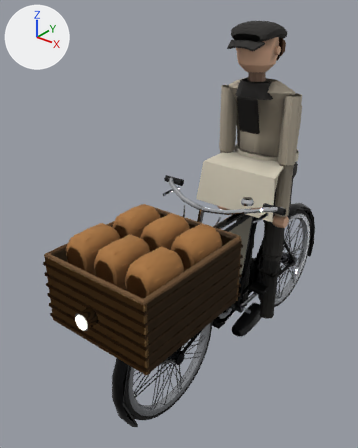
The glTF model assets/hill/bicycle.glb: old version first, new version second.
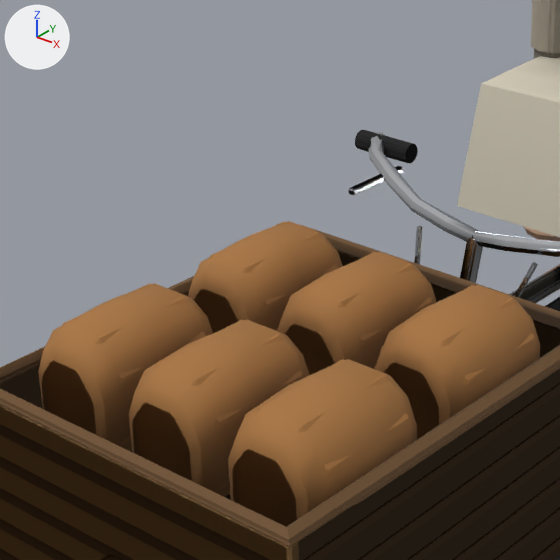
Each version is shown whole from a 50 mm lens placed at (1.19, -2.0, 1.9), pointed at (-0.2, -0.26, 0.83), then close up on the part from 15% to 64% of the width and 30% to 69% of the height. The lights are fixed; the arrows at upper left show +X, +Y and +Z. The older version's two pictures come first. Where no turn or scale is listed for an object, it has been applied to the vertices. Vertices at exactly the same position are counted once.

Names of what the first close-up shows: 'basket', 'basket.001', 'body.001', 'boy.001', 'steer.001', 'upperarm_r.001' and 5 more.
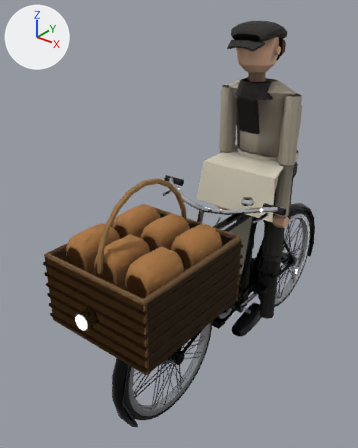
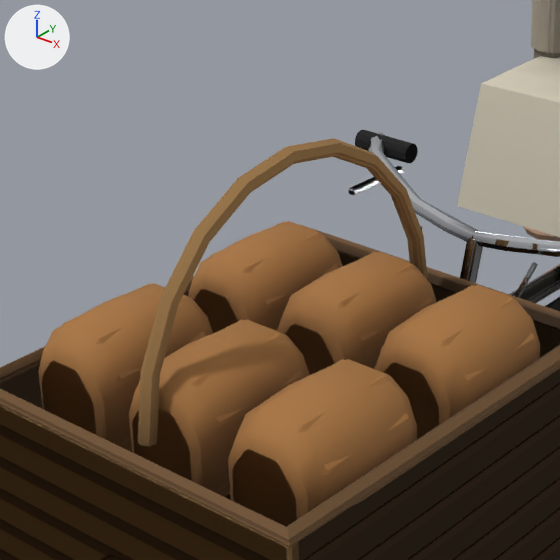
Pixel boxes [x1, y1, x2, y2] of what changed, in the close-ups (560 x 560 px):
'basket.001', reshaped
    before: [0, 221, 560, 560]
    after: [0, 138, 560, 560]
'basket', reshaped
    before: [0, 222, 560, 546]
    after: [0, 147, 560, 560]
part 1 of me_basket_001, added
    after: [138, 147, 421, 443]
part 2 of me_basket_002, added
    after: [139, 138, 428, 446]
part 3 of me_basket_002, edited (looks the same)
    both: [0, 229, 560, 523]

The edits, one by one:
me_basket_001 is used by ob_basket; location (0.0, 0.0, 0.0).
me_basket_001 had 524 vertices, 904 faces and spanned x -0.265..0.265, y -1.023..-0.417, z 0.645..1.03.
me_basket_001 now has 568 vertices, 988 faces and spans x -0.265..0.265, y -1.023..-0.417, z 0.645..1.239.
me_basket_001 part 1: a new loose piece of 44 vertices spanning x -0.009..0.009, y -0.979..-0.463, z 0.959..1.239, in mat_wicker.
me_basket_002 is used by ob_basket_001; location (0.0, 0.0, 0.0).
me_basket_002 had 846 vertices, 1548 faces and spanned x -0.265..0.265, y -1.023..-0.417, z 0.645..1.037.
me_basket_002 now has 912 vertices, 1676 faces and spans x -0.265..0.265, y -1.023..-0.417, z 0.645..1.241.
me_basket_002 part 2: a new loose piece of 66 vertices spanning x -0.011..0.011, y -0.981..-0.46, z 0.959..1.241, in mat_wicker.
me_basket_002 part 3: 571 kept faces spanning x -0.265..0.265, y -1.023..-0.417, z 0.679..1.037 get new vertex colours.
